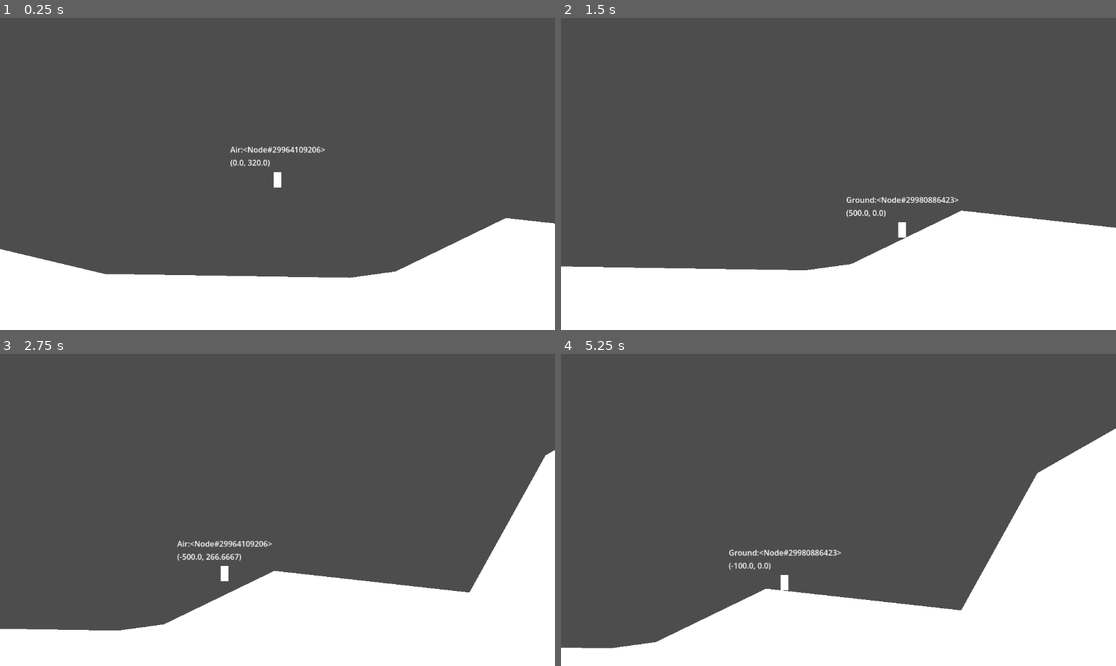
Above: before the commit, frames 1-4 (two rows, left to right).
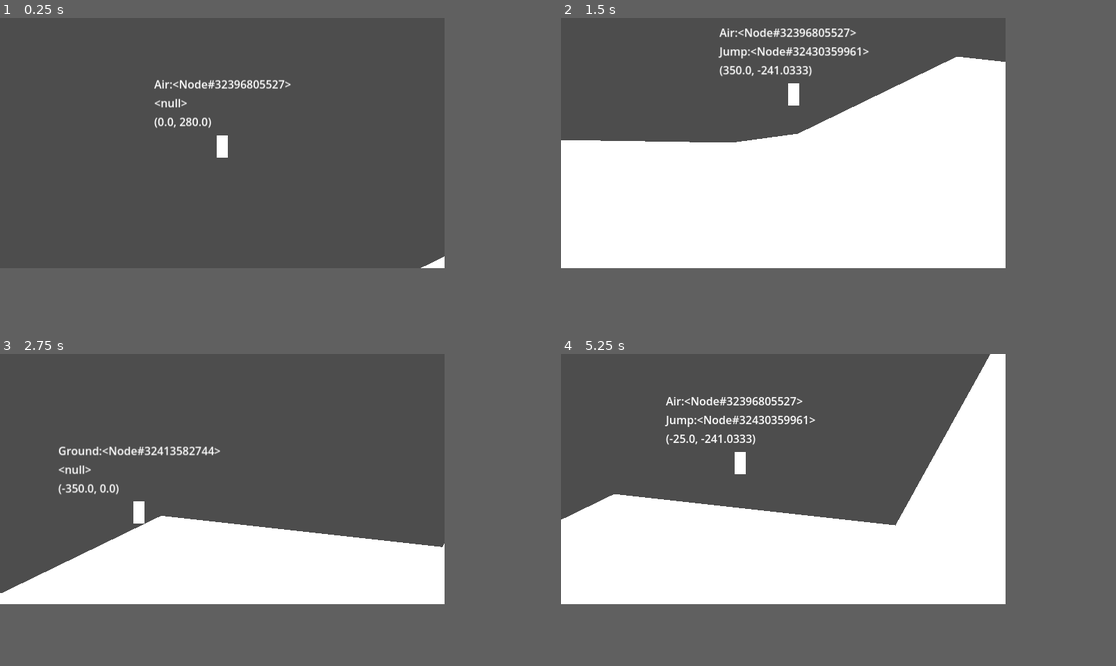
Above: after the commit, the same moments.

Repository: aloelucidity/Momentum-Jam
Game: Godot game, scene res://main.tscn
Two runs of this game, one before a commit and one after it. Both use one fixed random seed, a clock stepped at 60 frames per second and the inputs below.
Inputs:
- Up to frame 1 (0.25 s): no input
- Up to frame 2 (1.5 s): hold D (right) from 0.53 s (still down); tap Space (jump) at 0.6, 0.77, 1.07, 1.35 s
- Up to frame 3 (2.75 s): tap Space (jump) at 1.52, 1.82, 2.1 s; release D (right) at 2.03 s; hold A (left) from 2.03 s (still down)
- Up to frame 4 (5.25 s): release A (left) at 2.78 s; hold D (right) 2.78-4.28 s; tap Space (jump) at 2.85, 3.02, 3.32, 3.6, 3.77, 4.07, 4.35, 4.52, 4.82, 5.1 s; hold A (left) 4.28-5.03 s; hold D (right) from 5.03 s (still down)
In our replay, the window is 799x449 before the commit and 640x360 after it. These sizes can differ from the game's own. Grey fills any space a smaller window leaves; there, only what the larger window draws over its background counts as a difference.

The runs differ from the first frame. In frame 1, 16% of the frame differs, in the area x 0-100%, y 0-84%; in frame 2, 50%, in the area x 0-100%, y 0-81%; in frame 3, 28%; in frame 4, 39%.

Commit message:
basic physics coming along quite nicely

Diff:
--- a/character/character.tscn
+++ b/character/character.tscn
@@ -1,15 +1,17 @@
-[gd_scene load_steps=7 format=3 uid="uid://dqwlfcfa1tbol"]
+[gd_scene load_steps=8 format=3 uid="uid://dqwlfcfa1tbol"]
 
 [ext_resource type="Script" uid="uid://ddj2h3tjnqy5f" path="res://character/classes/character.gd" id="1_oul6g"]
 [ext_resource type="Script" uid="uid://dodc7pappdgl2" path="res://character/classes/character_animator.gd" id="2_1l1n4"]
 [ext_resource type="Script" uid="uid://bobthsffwufj0" path="res://character/states/physics/air.gd" id="3_hx151"]
 [ext_resource type="Script" uid="uid://djxg21q4acmle" path="res://character/states/physics/ground.gd" id="4_0rvpn"]
 [ext_resource type="Script" uid="uid://by0bfc2agxghc" path="res://character/debug/property_watcher.gd" id="5_0rvpn"]
+[ext_resource type="Script" uid="uid://c7a8bmoye1aui" path="res://character/states/action/jump.gd" id="5_o6jyn"]
 
 [sub_resource type="RectangleShape2D" id="RectangleShape2D_0xm2m"]
 size = Vector2(16, 32)
 
 [node name="Player" type="CharacterBody2D"]
+floor_snap_length = 6.0
 script = ExtResource("1_oul6g")
 
 [node name="ColorRect" type="ColorRect" parent="."]
@@ -33,20 +35,32 @@
 
 [node name="Air" type="Node" parent="PhysicsStates"]
 script = ExtResource("3_hx151")
+accel = 750.0
+max_speed = 350.0
+max_fall = 500.0
+bounce_factor = 0.15
 ground_name = "Ground"
 metadata/_custom_type_script = "uid://bobthsffwufj0"
 
 [node name="Ground" type="Node" parent="PhysicsStates"]
 script = ExtResource("4_0rvpn")
-accel = 2000.0
-max_speed = 500.0
-friction_linear = 500.0
+accel = 1500.0
+max_speed = 350.0
+friction_linear = 1000.0
 friction_decay = 0.5
 air_name = "Air"
 metadata/_custom_type_script = "uid://djxg21q4acmle"
 
+[node name="Jump" type="Node" parent="PhysicsStates/Ground" node_paths=PackedStringArray("air_physics")]
+script = ExtResource("5_o6jyn")
+jump_power = 550.0
+air_physics = NodePath("../../Air")
+variable_jump_factor = 0.63
+snap_buffer = 0.1
+press_buffer = 0.2
+metadata/_custom_type_script = "uid://c7a8bmoye1aui"
+
 [node name="DebugLabels" type="VBoxContainer" parent="."]
-anchors_preset = -1
 offset_top = -64.0
 offset_right = 1.0
 offset_bottom = -40.0
@@ -60,6 +74,12 @@
 object_to_watch = NodePath("../..")
 property_to_watch = "physics"
 
+[node name="Action" type="Label" parent="DebugLabels" node_paths=PackedStringArray("object_to_watch")]
+layout_mode = 2
+script = ExtResource("5_0rvpn")
+object_to_watch = NodePath("../..")
+property_to_watch = "action"
+
 [node name="Velocity" type="Label" parent="DebugLabels" node_paths=PackedStringArray("object_to_watch")]
 layout_mode = 2
 script = ExtResource("5_0rvpn")
--- a/character/classes/character.gd
+++ b/character/classes/character.gd
@@ -3,6 +3,7 @@
 
 
 ### Basics
+@onready var initial_snap: float = floor_snap_length
 var input: Dictionary
 var gravity: float
 var facing_dir: int = 1 :
@@ -15,7 +16,6 @@
 ### Nodes
 @onready var physics_states: Node = %PhysicsStates
 @onready var animator: CharacterAnimator = %Animator
-
 
 ### States
 var physics: PhysicsState
@@ -126,6 +126,13 @@
 
 	update_states(delta, "action", container)
 
+	var enable_snap: bool = true
+	if is_instance_valid(physics):
+		enable_snap = enable_snap and physics.enable_snap
+	if is_instance_valid(action):
+		enable_snap = enable_snap and action.enable_snap
+	floor_snap_length = initial_snap if enable_snap else 0.0
+
 	move_and_slide()
 	on_ground = is_on_floor()
 	animator._update()
--- a/character/classes/character_state.gd
+++ b/character/classes/character_state.gd
@@ -11,8 +11,6 @@
 @export var priority: int = 0 ## note that states won't override others with the same priority by default
 @export var allow_priority_override: bool ## if this is set to true, other states with the same priority can override this one
 @export var gravity_factor: float = 1
-@export var override_size: bool
-@export var custom_size: Vector2
 
 @export_group("Animation Info")
 @export var animation: String
--- a/character/classes/physics_state.gd
+++ b/character/classes/physics_state.gd
@@ -1,10 +1,3 @@
 @abstract
 class_name PhysicsState
 extends CharacterState
-
-
-@export_group("Collision")
-## this is basically just another kind of friction that gets applied every time
-## the character clips into the floor before they're pushed out.
-## dunno why this was a thing but, shrug
-@export var ground_resolve_mult: float = 0.98
--- a/character/states/action/jump.gd
+++ b/character/states/action/jump.gd
@@ -2,25 +2,22 @@
 extends ActionState
 
 
-@export var jump_speeds: Array[float]
-@export var jump_sounds: Array[AudioStreamPlayer]
-@export var triple_jump_threshold: float
-@export var triple_jump_action: ActionState
+@export var jump_power: float
 @export var air_physics: PhysicsState
-@export var max_jumps: int
-@export var check_grounded: bool
 
-var jump_sequence: int
-var reset_frames: int
-var pressed_buffer: int
-var snap_buffer: int
+@export var variable_jump_factor: float = 1
+var jump_released: bool
+
+@export var snap_buffer: float
+@export var press_buffer: float
+var snap_timer: float
+var press_timer: float
 
 
 ## runs this check every frame while inactive and
 ## in the character's current pool of states
 func _startup_check() -> bool:
-	var ground_check: bool = not check_grounded or character.on_ground
-	return character.input["jump"][0] and pressed_buffer > 0 and character.velocity.y >= -3 and ground_check
+	return character.input["jump"][0] and press_timer > 0 and character.on_ground
 
 
 ## runs this check every frame while active
@@ -36,44 +33,31 @@
 func _on_enter() -> void:
 	character.on_ground = false
 	enable_snap = false
-	snap_buffer = 1
+	jump_released = false
 
-	## triple jump
-	if jump_sequence >= max_jumps - 1 and abs(character.velocity.x) > triple_jump_threshold:
-		character.set_state("action", triple_jump_action)
-		reset_frames = 0
-	## single and double jump
-	elif jump_sequence < max_jumps - 1:
-		character.set_state("physics", air_physics)
-		character.velocity.y = min(-jump_speeds[jump_sequence], character.velocity.y)
-		jump_sounds[jump_sequence].play()
+	snap_timer = snap_buffer
+	press_timer = 0
 
-	jump_sequence += 1
-	reset_frames = 9
-	if jump_sequence >= max_jumps:
-		jump_sequence = 0
-		reset_frames = 0
+	character.set_state("physics", air_physics)
+	character.velocity.y = min(-jump_power, character.velocity.y)
 
 
 ## runs every frame while active
-func _update() -> void:
-	## the original code disables ground snapping only on the frame that the jump key is pressed
-	if snap_buffer > 0:
-		snap_buffer -= 1
+func _update(delta: float) -> void:
+	if snap_timer > 0:
+		snap_timer -= delta
 	else:
 		enable_snap = true
 
+	if not jump_released and not character.input["jump"][0]:
+		jump_released = true
+		character.velocity.y *= variable_jump_factor
+
 
 ## always runs no matter what, before any of the other functions
-func _general_update() -> void:
+func _general_update(delta: float) -> void:
 	var jump_just_pressed: bool = character.input["jump"][1]
 	if jump_just_pressed:
-		pressed_buffer = 7
+		press_timer = press_buffer
 	else:
-		pressed_buffer -= 1
-
-	if character.on_ground:
-		reset_frames -= 1
-		reset_frames = max(reset_frames, 0)
-		if reset_frames == 0:
-			jump_sequence = 0
+		press_timer -= delta
--- a/character/states/physics/air.gd
+++ b/character/states/physics/air.gd
@@ -5,6 +5,15 @@
 @export_group("Movement")
 @export var accel: float
 @export var max_speed: float
+
+@export_group("Gravity")
+@export var max_fall: float
+
+@export_group("Misc")
+@export var bounce_factor: float = 0
+var did_bounce: bool
+
+var last_velocity: Vector2
 
 
 func do_movement(delta: float, move_dir: int) -> void:
@@ -16,8 +25,10 @@
 
 	var projected_speed: float = character.velocity.x + working_accel
 	if abs(projected_speed) > max_speed:
-		working_accel = (max_speed * move_dir) - character.velocity.x
-		if sign(working_accel) != sign(move_dir): working_accel = 0
+		if abs(character.velocity.x) < max_speed:
+			working_accel = (max_speed * move_dir) - character.velocity.x
+		else:
+			working_accel = 0
 
 	character.velocity.x += working_accel
 
@@ -46,12 +57,26 @@
 func _update(delta: float) -> void:
 	## Gravity
 	var total_gravity: float = character.get_gravity_sum()
-	character.velocity.y += total_gravity * delta
+	character.velocity.y = move_toward(
+		character.velocity.y,
+		max_fall,
+		total_gravity * delta
+	)
 
 	var move_dir: int = 0
 	if character.input["left"][0]: move_dir -= 1
 	if character.input["right"][0]: move_dir += 1
 	do_movement(delta, move_dir)
 
+	## bounce off walls
+	if character.is_on_wall():
+		if not did_bounce:
+			character.velocity.x = -last_velocity.x * bounce_factor
+		did_bounce = true
+	else:
+		did_bounce = false
+
 	## run base function
 	super(delta)
+
+	last_velocity = character.velocity
--- a/character/states/physics/ground.gd
+++ b/character/states/physics/ground.gd
@@ -23,8 +23,10 @@
 
 	var projected_speed: float = character.velocity.x + working_accel
 	if abs(projected_speed) > max_speed:
-		working_accel = (max_speed * move_dir) - character.velocity.x
-		if sign(working_accel) != sign(move_dir): working_accel = 0
+		if abs(character.velocity.x) < max_speed:
+			working_accel = (max_speed * move_dir) - character.velocity.x
+		else:
+			working_accel = 0
 
 	character.velocity.x += working_accel
 
--- a/character_camera.gd
+++ b/character_camera.gd
@@ -5,9 +5,12 @@
 @export var camera_follow: Node2D
 @export var camera_speed: float = 3
 
+@export var velocity_offset_damp: float = 2
+@export var max_velocity_offset: Vector2
+
 @export var air_offset: float = 0
-@export var ground_offset: float = 200
-@export var offset_speed: float = 4
+@export var ground_offset: float = 100
+@export var offset_speed: float = 2
 
 var camera_offset: Vector2
 var camera_velocity: Vector2
@@ -20,7 +23,7 @@
 
 func _physics_process(delta: float) -> void:
 	var center_distance: Vector2 = global_position - camera_follow.global_position
-	var target_offset: Vector2
+	var target_offset := Vector2.ZERO
 
 	if camera_follow is Character:
 		var character: Character = camera_follow
@@ -29,6 +32,10 @@
 		else:
 			target_offset.y = -ground_offset
 
+		target_offset += character.velocity / velocity_offset_damp
+
+	target_offset = target_offset.clamp(-max_velocity_offset, max_velocity_offset)
+
 	## alpha is done this way to preserve framerate independence
 	var alpha: float = 1.0 - exp(-offset_speed * delta)
 	camera_offset = lerp(camera_offset, target_offset, alpha)
--- a/main.tscn
+++ b/main.tscn
@@ -10,13 +10,14 @@
 process_callback = 0
 script = ExtResource("2_h2yge")
 camera_follow = NodePath("../Player")
+max_velocity_offset = Vector2(1000, 600)
 
 [node name="Player" parent="." instance=ExtResource("2_1bvp3")]
 
 [node name="Terrain" type="StaticBody2D" parent="."]
 
 [node name="CollisionPolygon2D" type="CollisionPolygon2D" parent="Terrain"]
-polygon = PackedVector2Array(150, 220, -359, 212, -787, 110, -1354, 80, -1436, 306, -1045, 950, 9, 907, 1422, 914, 1664, 546, 1575, -22, 1372, -335, 1037, -144, 879, 141, 474, 96, 245, 207)
+polygon = PackedVector2Array(150, 220, -359, 212, -787, 110, -985.1532, 99.515686, -1005, -226, -1167, -222, -1192.5067, 88.54462, -1354, 80, -1436, 306, -1045, 950, 9, 907, 1422, 914, 1664, 546, 1575, -22, 1372, -335, 1037, -144, 879, 141, 474, 96, 245, 207)
 
 [node name="Polygon2D" type="Polygon2D" parent="Terrain" node_paths=PackedStringArray("collision_polygon")]
 script = ExtResource("1_ig7tw")
--- a/project.godot
+++ b/project.godot
@@ -14,6 +14,13 @@
 run/main_scene="uid://cobk8lnewpxif"
 config/features=PackedStringArray("4.5", "GL Compatibility")
 config/icon="res://icon.svg"
+
+[display]
+
+window/size/viewport_width=640
+window/size/viewport_height=360
+window/stretch/mode="canvas_items"
+window/stretch/aspect="ignore"
 
 [file_customization]
 
@@ -46,7 +53,7 @@
 [physics]
 
 common/physics_ticks_per_second=30
-2d/default_gravity=1600.0
+2d/default_gravity=1400.0
 common/physics_interpolation=true
 
 [rendering]
